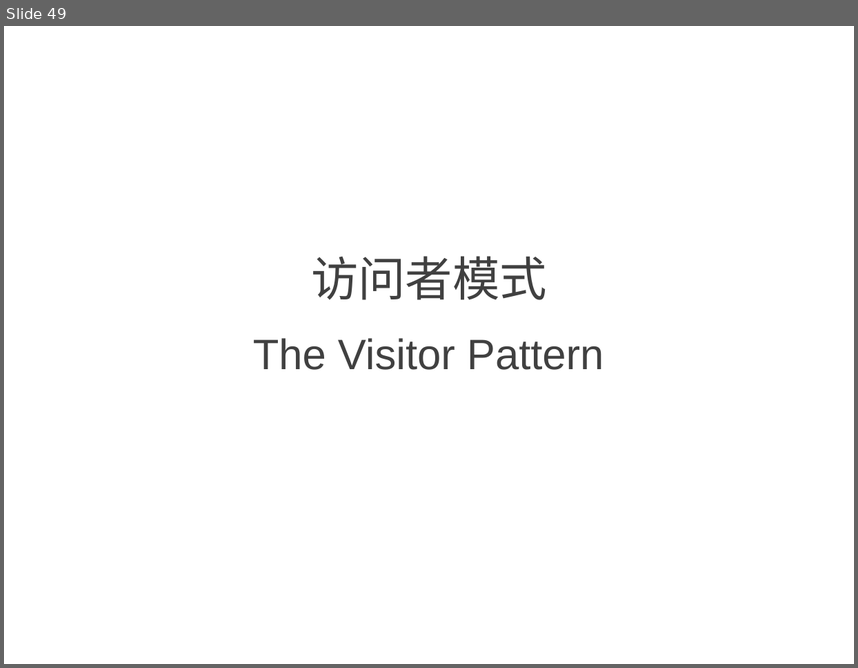
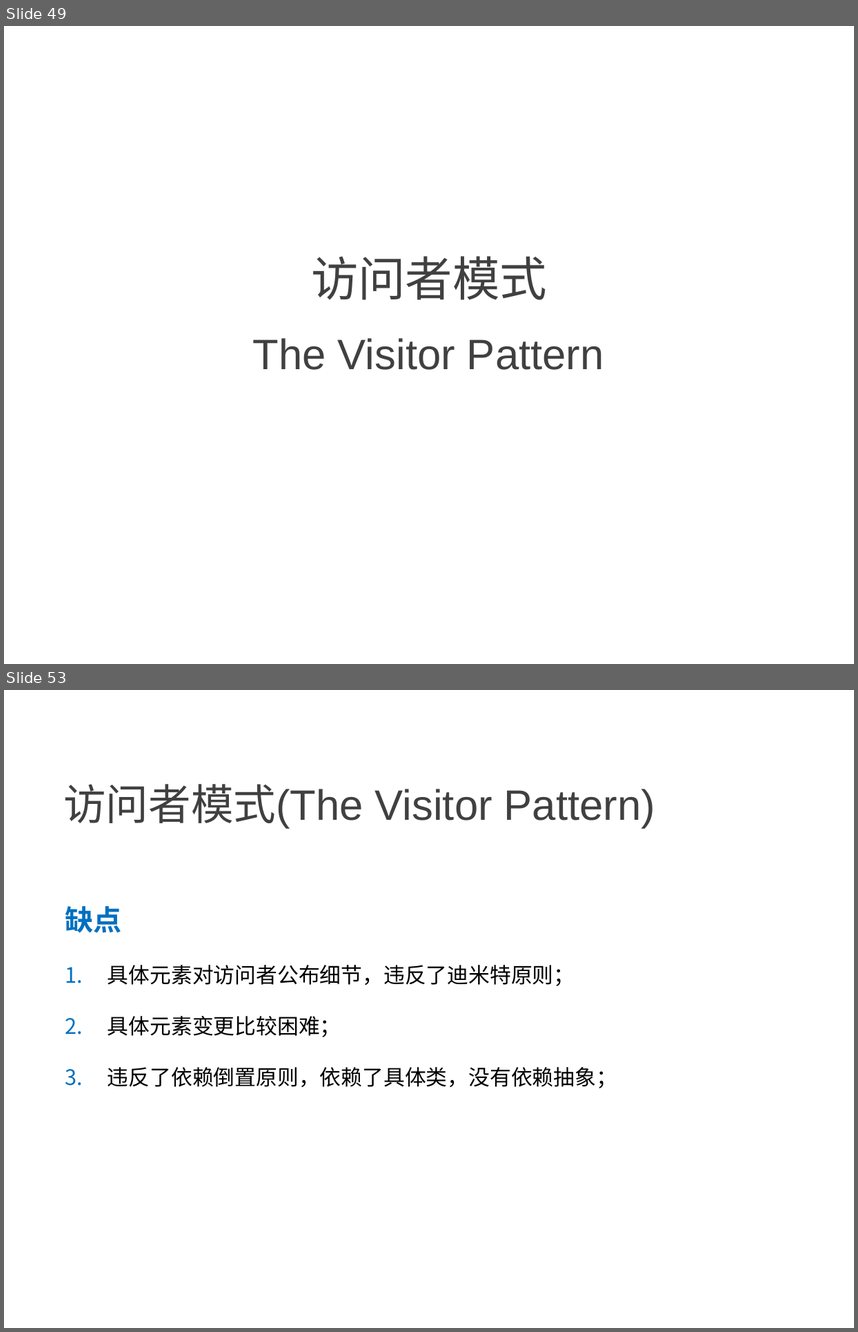
Before and after one commit to NewGr8Player/My-PPT, a slide deck: Design pattern/4.设计模式-行为型模式.pptx. Shown one above the other, each under a label of ours: slide 49 before the commit, slides 49 and 53 after it; the slides between them are not shown. The pictures are 858x668 and 858x1332 pixels, drawn with LibreOffice and Linux fonts; fonts in the diff are those of the drawing. Boxes give left, top, right and bottom in pixels: in the first picture for what was removed or moved away, otherwise in the second. Text is boxed around its words. In the diff, an @@ line names an element or a change of style, - is before the commit and + after.

```diff
--- a/Design pattern/4.设计模式-行为型模式.pptx
+++ b/Design pattern/4.设计模式-行为型模式.pptx
@@ slide 53 added at (4,690,854,1328), background #FFFFFF @@
@@ text added at (63,784,655,829), 36 pt, text #404040 @@
+访问者模式(The Visitor Pattern)
@@ text added at (65,906,617,1088), 18 pt, text #000000 @@
+缺点
+1. 具体元素对访问者公布细节，违反了迪米特原则；
+2. 具体元素变更比较困难；
+3. 违反了依赖倒置原则，依赖了具体类，没有依赖抽象；
```
Also in this commit, not shown: 2 slides changed, 7 other slides added.
